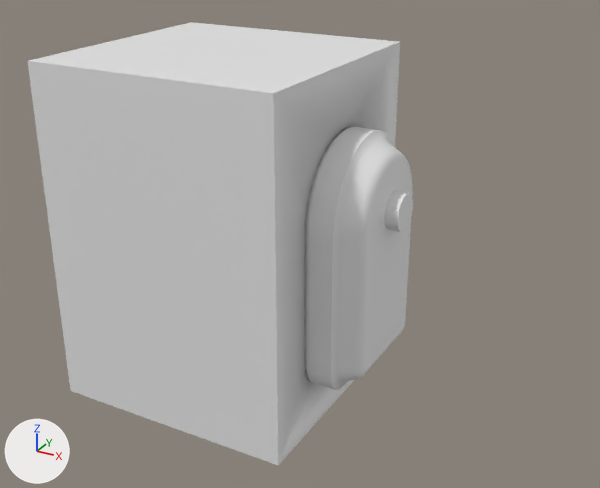
Renders of the Blender file Models/GroupD/Factory Kit/Rooms/Smelter Room/Wall/FI-077 Smeltery DoorFrame.blend from each side of a commit.
Camera for both pictures: a 50 mm lens placed at (3.61, -5.32, 3.99), pointed at (0.73, -0.09, 1.38). Lighting does not change. The marker at lower left points along +X, +Y and +Z.

Before the edit, the objects in view are built like this:
```python
me_cube = bpy.data.meshes.new('Cube')
me_cube.from_pydata(...)  # 114 vertices, 12 faces; spans x -0.9..0.95, y -0.9..0.9, z 0.1..2.7
me_cube.polygons.foreach_set('use_smooth', [True] * 12)
me_cube_001 = bpy.data.meshes.new('Cube.001')
me_cube_001.from_pydata(...)  # 486 vertices, 433 faces; spans x 1.61..2.04, y -0.59..0.59, z 0.4..2.33
me_cube_001.polygons.foreach_set('use_smooth', [True] * 433)
me_cylinder = bpy.data.meshes.new('Cylinder')
me_cylinder.from_pydata(...)  # a 32-sided cylinder along z spanning x -1.0..1.0, y -1.0..1.0, z -1.0..1.0
ob_cylinder = bpy.data.objects.new('Cylinder', me_cylinder)
ob_cylinder.location = (1.415, 0.0, 1.768)
ob_cylinder.rotation_euler = (0.0, 1.571, 0.0)  # degrees (0, 90, 0)
ob_cylinder.scale = (0.144, 0.144, 0.144)
ob_fi_76_smeltery_doorframe = bpy.data.objects.new('FI-76 Smeltery DoorFrame', me_cube)
ob_fi_76_smeltery_doorframe.location = (0.0, 0.0, 0.0)
_m = ob_fi_76_smeltery_doorframe.modifiers.new('Solidify', 'SOLIDIFY')
_m.thickness = 0.2
_m.offset = 0.0
_m.use_even_offset = True
ob_fi_76_smeltery_doorframe_001 = bpy.data.objects.new('FI-76 Smeltery DoorFrame.001', me_cube_001)
ob_fi_76_smeltery_doorframe_001.location = (-0.589, 0.0, 0.0)
_m = ob_fi_76_smeltery_doorframe_001.modifiers.new('Bevel', 'BEVEL')
_m.width = 0.05
_m.width_pct = 0.05
_m.segments = 5
_m.limit_method = 'WEIGHT'
_m.use_clamp_overlap = False
_m = ob_fi_76_smeltery_doorframe_001.modifiers.new('Boolean', 'BOOLEAN')
_m.object = ob_cylinder
```
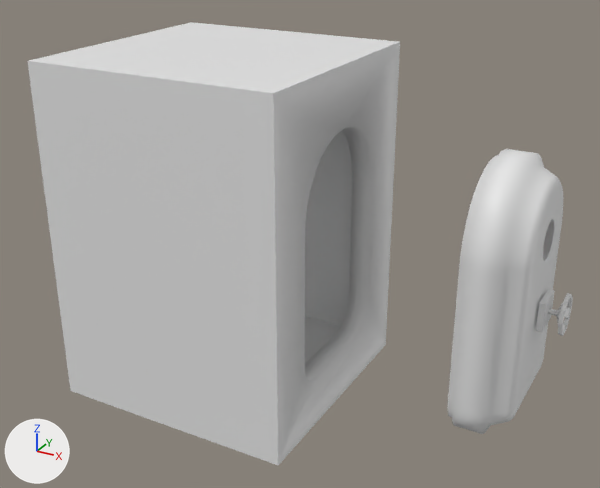
Commit message: Alex push worked on Smeltery door a lil

Pixel boxes [x1, y1, x2, y2] of what changed, in the pictures (600 x 488 px):
'FI-76 Smeltery DoorFrame.001', reshaped, moved, rescaled (7% wider, 8% taller)
    before: [305, 127, 413, 390]
    after: [447, 149, 563, 434]
'Cylinder', hidden
    before: [384, 191, 413, 232]
'Cube', added
    after: [536, 289, 573, 336]
part 1 of me_cube_001, cut back
    before: [360, 157, 413, 376]
    after: [510, 182, 563, 419]

The change, as a list of edits to the scene's bpy script:
```text
Change me_cube_001:
    used by ob_fi_76_smeltery_doorframe_001; location = (-0.589, 0.0, 0.0)
    remove me_cube_001.from_pydata(...)  # 486 vertices, 433 faces; spans x 1.61..2.04, y -0.59..0.59, z 0.4..2.33
    add me_cube_001.from_pydata(...)  # 409 vertices, 326 faces; spans x 1.61..2.04, y -0.59..0.59, z 0.4..2.33
    me_cube_001 part 1
    108 vertices are removed from x 1.66..1.9, y -0.59..0.59, z 0.4..2.33
    163 faces are deleted
    31 vertices are added at x 2.04, y -0.14..0.14, z 1.62..1.91
    56 new faces join them
Add me_cube_003:
    me_cube_003.from_pydata(...)  # 364 vertices, 304 faces; spans x -1.35..1.31, y -1.21..1.23, z -1.0..6.47
Change ob_fi_76_smeltery_doorframe_001:
    ob_fi_76_smeltery_doorframe_001.location: (-0.589, 0.0, 0.0) -> (0.55, 0.0, 0.0)
Change ob_cylinder:
    ob_cylinder.location: (1.415, 0.0, 1.768) -> (1.392, 0.0, 1.768)
    ob_cylinder.scale: (0.144, 0.144, 0.144) -> (0.144, 0.144, 0.194)
    add ob_cylinder.hide_set(True)
Add ob_cube:
    ob_cube = bpy.data.objects.new('Cube', me_cube_003)
    ob_cube.location = (2.631, -0.002, 1.244)
    ob_cube.rotation_euler = (0.0, 1.571, 0.0)  # degrees (0, 90, 0)
    ob_cube.scale = (0.107, 0.123, 0.0229)
```
